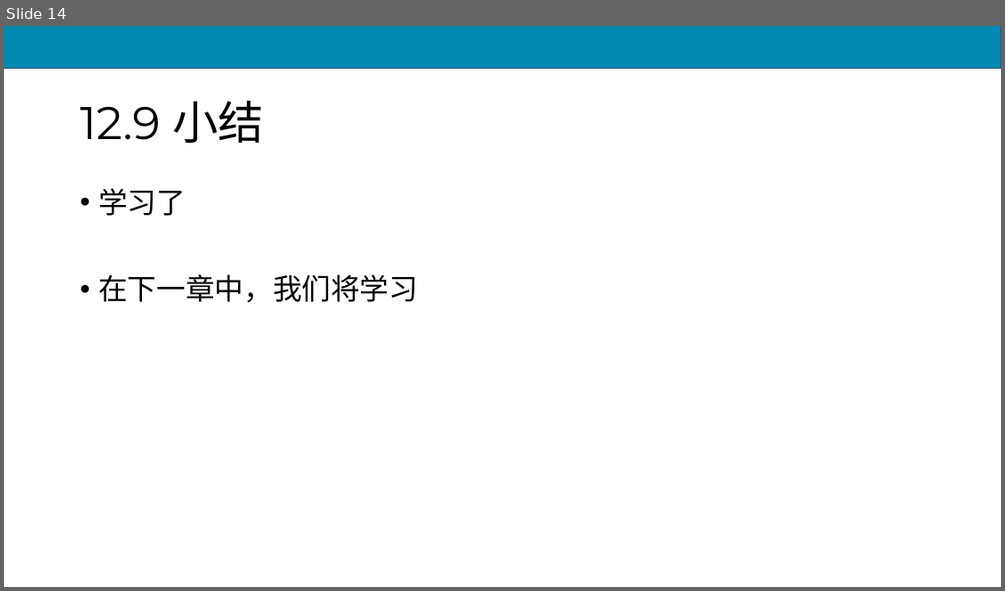
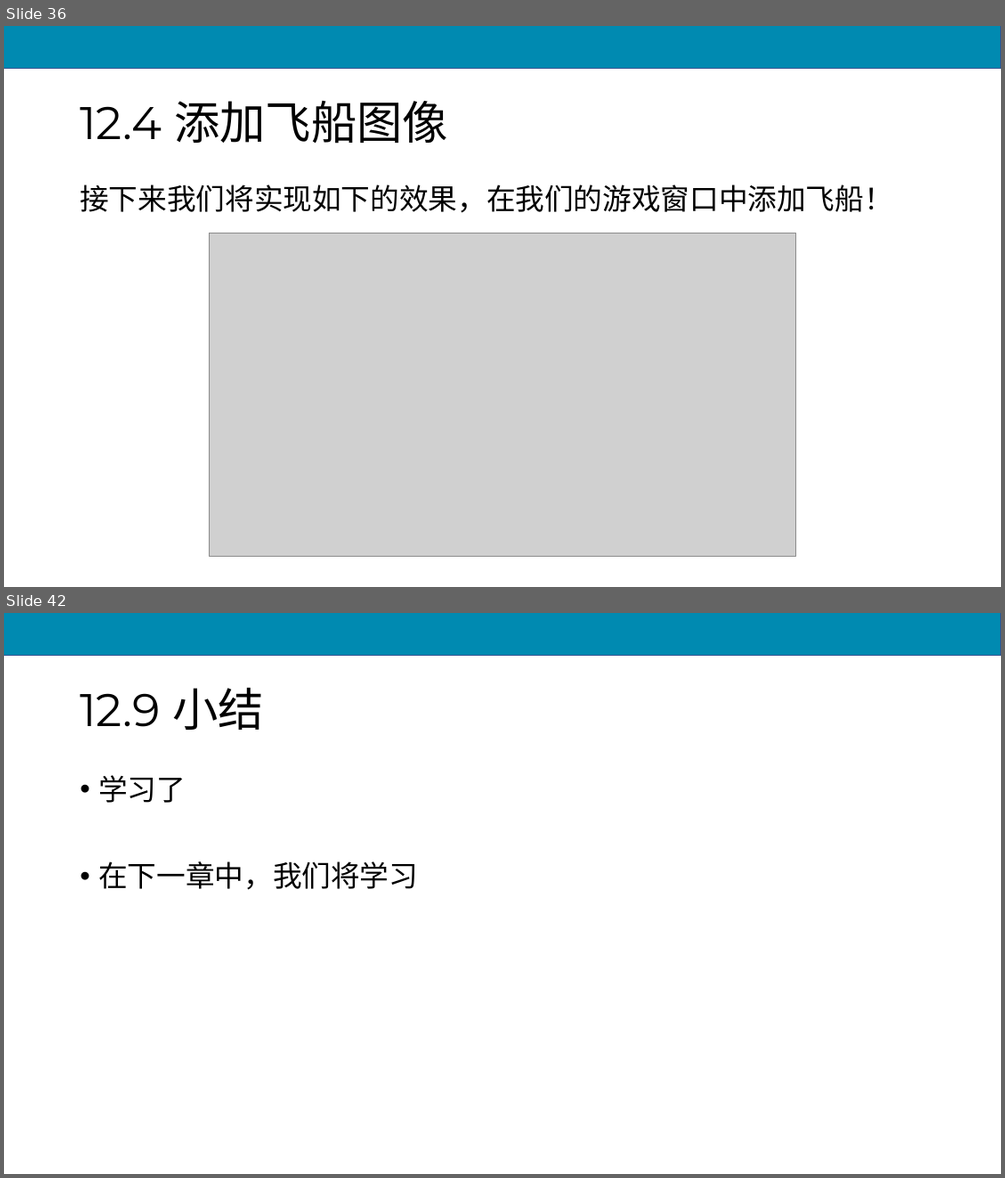
Before and after one commit to scruel/pcc_3e_slides, a slide deck: PPT/chapter12.pptx. Shown one above the other, each under a label of ours: slide 14 before the commit, slides 36 and 42 after it; the slides between them are not shown. The pictures are 1005x591 and 1005x1178 pixels, drawn with LibreOffice and Linux fonts; fonts in the diff are those of the drawing; grey boxes stand for pictures. Boxes give left, top, right and bottom in pixels: in the first picture for what was removed or moved away, otherwise in the second. Text is boxed around its words. In the diff, an @@ line names an element or a change of style, - is before the commit and + after.

```diff
--- a/PPT/chapter12.pptx
+++ b/PPT/chapter12.pptx
@@ slide 36 added at [4,26,1001,587], background #FFFFFF; not listed: 1 template element that a slide beside it also shows @@
@@ title added at [80,101,448,143], 44 pt, text #000000 @@
+12.4 添加飞船图像
@@ text added at [80,184,892,213], 28 pt, text #000000 @@
+接下来我们将实现如下的效果，在我们的游戏窗口中添加飞船！
@@ picture added at [210,232,796,556] @@
@@ what was slide 14 is now slide 42 @@
```
Also in this commit, not shown: 1 slide changed, 37 other slides added, 10 slides removed, 7 other files.
